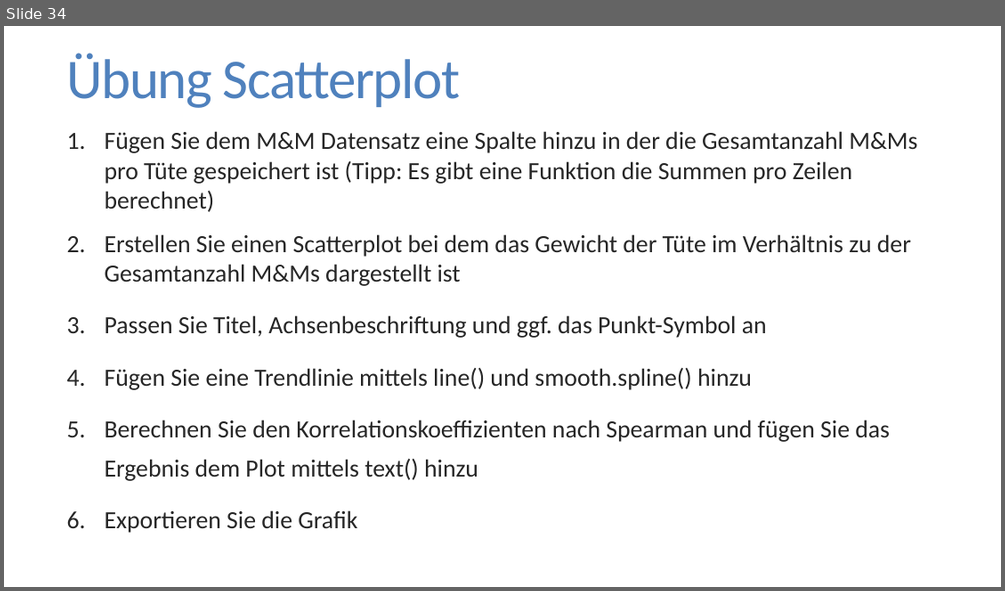
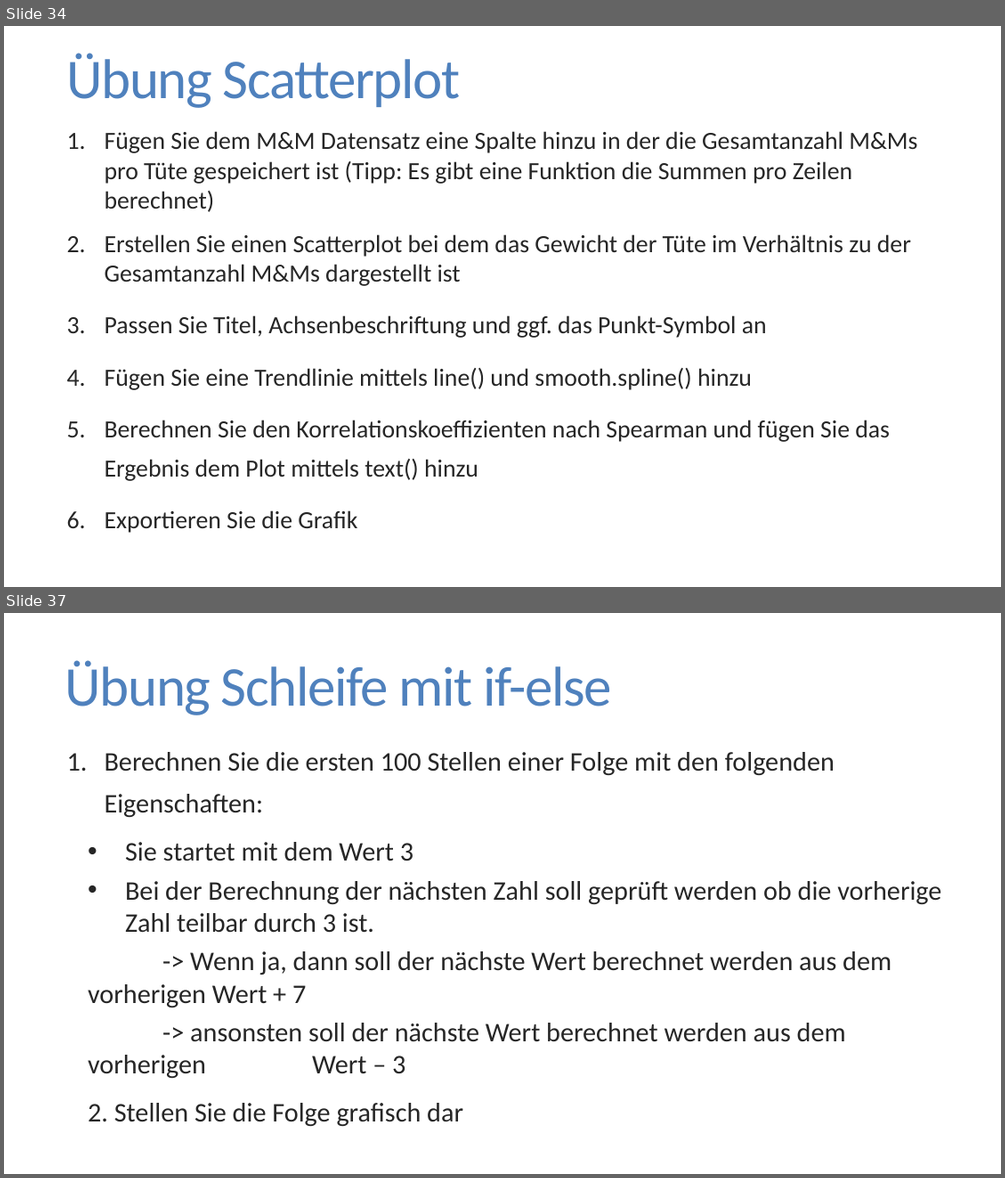
Before and after one commit to FlorianKeppeler/RKurs, a slide deck: Einführung in R.pptx. Shown one above the other, each under a label of ours: slide 34 before the commit, slides 34 and 37 after it; the slides between them are not shown. The pictures are 1005x591 and 1005x1178 pixels, drawn with LibreOffice and Linux fonts; fonts in the diff are those of the drawing. Boxes give left, top, right and bottom in pixels: in the first picture for what was removed or moved away, otherwise in the second. Text is boxed around its words. In the diff, an @@ line names an element or a change of style, - is before the commit and + after.

Commit message:
Schleifen vorbereitet

```diff
--- a/Einführung in R.pptx
+++ b/Einführung in R.pptx
@@ slide 37 added at bbox=[4, 613, 1001, 1174], background #FFFFFF @@
@@ title added at bbox=[65, 660, 612, 715], 54 pt, text #4F81BD @@
+Übung Schleife mit if-else
@@ text added at bbox=[88, 752, 941, 1126], 25.9 pt, text #262626 @@
+1. Berechnen Sie die ersten 100 Stellen einer Folge mit den folgenden Eigenschaften:
+  • Sie startet mit dem Wert 3
+  • Bei der Berechnung der nächsten Zahl soll geprüft werden ob die vorherige Zahl teilbar durch 3 ist.
+  -> Wenn ja, dann soll der nächste Wert berechnet werden aus dem vorherigen Wert + 7
+  -> ansonsten soll der nächste Wert berechnet werden aus dem vorherigen Wert – 3
+  2. Stellen Sie die Folge grafisch dar
```
Also in this commit, not shown: 4 other slides added, 10 other files.
